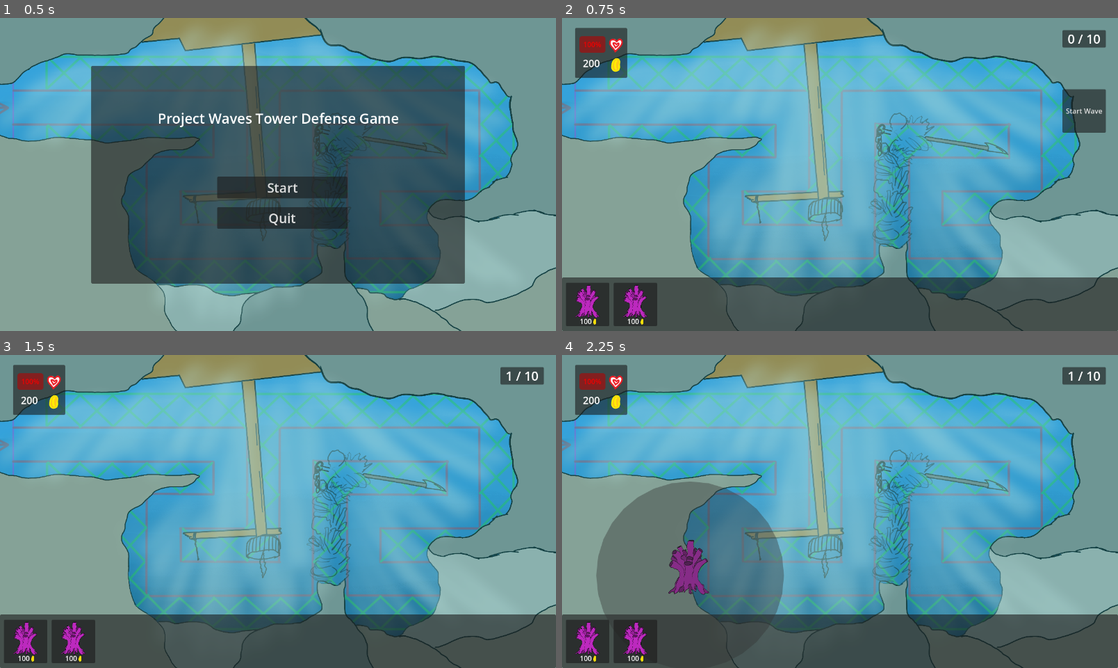
Above: before the commit, frames 1-4 (two rows, left to right).
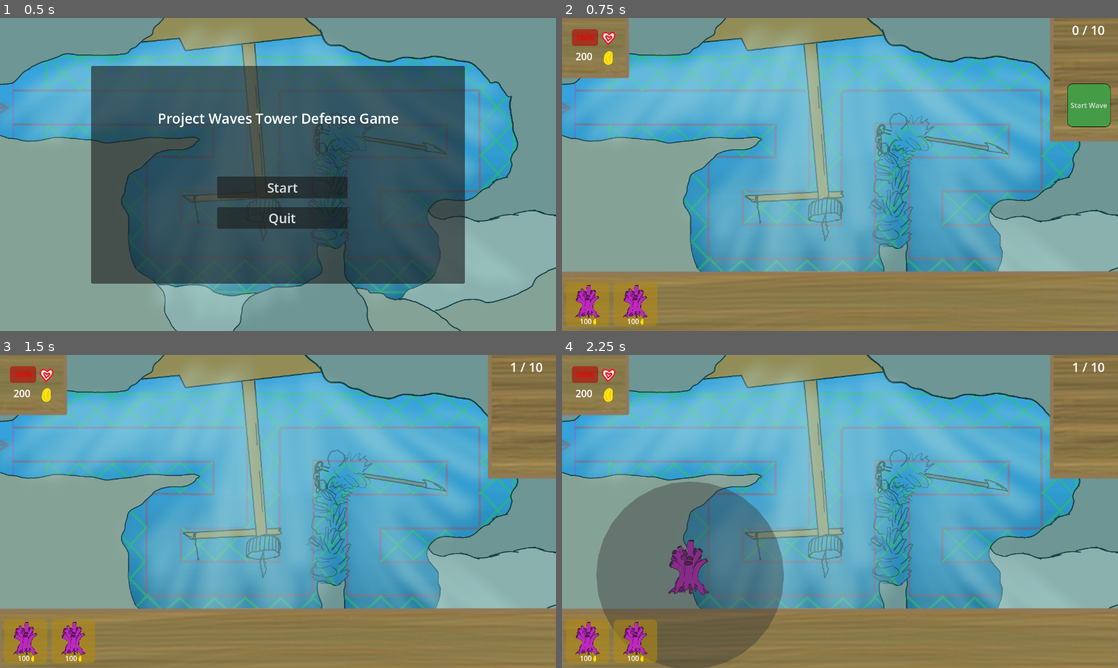
Above: after the commit, the same moments.

Repository: Pulvr/ProjectWaves
Game: Godot game, scene res://Scenes/main_menu.tscn
Two runs of this game, one before a commit and one after it. Both use one fixed random seed, a clock stepped at 60 frames per second and the inputs below.
Inputs (mouse positions are in pixels of both pictures, inside the frame that each line leads up to):
- Up to frame 1 (0.5 s): no input
- Up to frame 2 (0.75 s): click "Start" at 0.5 s
- Up to frame 3 (1.5 s): click "Start Wave" at 1.25 s
- Up to frame 4 (2.25 s): tap Enter at 2 s; drag from (589, 642) to (895, 442) at 2.02 s

Frame 1 is identical in both runs. In frame 2, 26% of the frame differs, in the area x 0-100%, y 0-100%; in frame 3, 26%; in frame 4, 26%.

Commit message:
UI-Frame

Diff:
--- a/Scenes/UI.tscn
+++ b/Scenes/UI.tscn
@@ -1,7 +1,24 @@
-[gd_scene load_steps=3 format=3 uid="uid://dc887fuuny1l2"]
+[gd_scene load_steps=6 format=3 uid="uid://dc887fuuny1l2"]
 
 [ext_resource type="PackedScene" uid="uid://b6gabb2wblfxi" path="res://Scenes/UI/Coral_Tower_Panel.tscn" id="1_fj45r"]
 [ext_resource type="Texture2D" uid="uid://dn1oxkvidgfr7" path="res://assets/UIAssets/coin.png" id="2_px5wf"]
+
+[sub_resource type="StyleBoxFlat" id="StyleBoxFlat_ypglf"]
+bg_color = Color(0.6, 0.6, 0.6, 0)
+
+[sub_resource type="StyleBoxFlat" id="StyleBoxFlat_7m4kb"]
+bg_color = Color(0.705882, 0.545098, 0.054902, 0.537255)
+corner_radius_top_left = 10
+corner_radius_top_right = 10
+corner_radius_bottom_right = 10
+corner_radius_bottom_left = 10
+
+[sub_resource type="StyleBoxFlat" id="StyleBoxFlat_wf4jf"]
+bg_color = Color(0.705882, 0.545098, 0.054902, 0.537255)
+corner_radius_top_left = 10
+corner_radius_top_right = 10
+corner_radius_bottom_right = 10
+corner_radius_bottom_left = 10
 
 [node name="CanvasLayer" type="CanvasLayer"]
 metadata/_edit_vertical_guides_ = [1302.0]
@@ -10,6 +27,7 @@
 offset_top = 597.0
 offset_right = 1280.0
 offset_bottom = 720.0
+theme_override_styles/panel = SubResource("StyleBoxFlat_ypglf")
 
 [node name="FlowContainer" type="FlowContainer" parent="Panel"]
 layout_mode = 0
@@ -21,9 +39,11 @@
 
 [node name="Panel" parent="Panel/FlowContainer" instance=ExtResource("1_fj45r")]
 layout_mode = 2
+theme_override_styles/panel = SubResource("StyleBoxFlat_7m4kb")
 
 [node name="Panel2" parent="Panel/FlowContainer" instance=ExtResource("1_fj45r")]
 layout_mode = 2
+theme_override_styles/panel = SubResource("StyleBoxFlat_wf4jf")
 
 [node name="Label" type="Label" parent="Panel"]
 layout_mode = 0
--- a/Scenes/main.tscn
+++ b/Scenes/main.tscn
@@ -1,12 +1,44 @@
-[gd_scene load_steps=9 format=3 uid="uid://cjs3x8p3385u3"]
+[gd_scene load_steps=14 format=3 uid="uid://cjs3x8p3385u3"]
 
 [ext_resource type="Script" path="res://Scripts/Main.gd" id="1_h0s2x"]
 [ext_resource type="Texture2D" uid="uid://croipvk7fxaxp" path="res://assets/Background/ProjectWave_Background_Lvl_1_v5.png" id="1_rkcys"]
 [ext_resource type="Script" path="res://Scripts/PathSpawner.gd" id="3_5nqs7"]
+[ext_resource type="Texture2D" uid="uid://c0f2hrpi3b6rj" path="res://assets/Background/UI-Frame.png" id="3_ik2kt"]
 [ext_resource type="PackedScene" uid="uid://dc887fuuny1l2" path="res://Scenes/UI.tscn" id="3_kobho"]
 [ext_resource type="PackedScene" uid="uid://dtsyp63k4h5pt" path="res://assets/tile_map.tscn" id="4_cqrjg"]
 [ext_resource type="Texture2D" uid="uid://cal0xeqintc30" path="res://assets/UIAssets/Heart.png" id="5_ome6y"]
 [ext_resource type="Texture2D" uid="uid://dn1oxkvidgfr7" path="res://assets/UIAssets/coin.png" id="6_k7mn1"]
+
+[sub_resource type="StyleBoxFlat" id="StyleBoxFlat_5dee8"]
+bg_color = Color(0.270588, 0.611765, 0.27451, 1)
+border_width_left = 1
+border_width_top = 1
+border_width_right = 1
+border_width_bottom = 1
+border_color = Color(0, 0, 0, 1)
+corner_radius_top_left = 12
+corner_radius_top_right = 12
+corner_radius_bottom_right = 12
+corner_radius_bottom_left = 12
+
+[sub_resource type="StyleBoxFlat" id="StyleBoxFlat_ugmms"]
+bg_color = Color(0.270588, 0.611765, 0.27451, 1)
+border_width_left = 5
+border_width_top = 5
+border_width_right = 5
+border_width_bottom = 5
+border_color = Color(0.690196, 0.690196, 0.690196, 1)
+border_blend = true
+corner_radius_top_left = 12
+corner_radius_top_right = 12
+corner_radius_bottom_right = 12
+corner_radius_bottom_left = 12
+
+[sub_resource type="StyleBoxFlat" id="StyleBoxFlat_wsh26"]
+bg_color = Color(0.6, 0.6, 0.6, 0)
+
+[sub_resource type="StyleBoxFlat" id="StyleBoxFlat_rxkam"]
+bg_color = Color(0.6, 0.6, 0.6, 0)
 
 [sub_resource type="SystemFont" id="SystemFont_s8ahx"]
 font_names = PackedStringArray("Britannic")
@@ -19,6 +51,11 @@
 scale = Vector2(0.336458, 0.338889)
 texture = ExtResource("1_rkcys")
 
+[node name="Sprite2D" type="Sprite2D" parent="Background"]
+position = Vector2(-1.48598, -2.95095)
+scale = Vector2(3.96183, 3.95592)
+texture = ExtResource("3_ik2kt")
+
 [node name="PathSpawner" type="Node2D" parent="."]
 position = Vector2(75, 206)
 script = ExtResource("3_5nqs7")
@@ -26,10 +63,12 @@
 [node name="SpawnTimer" type="Timer" parent="PathSpawner"]
 
 [node name="StartWaveButton" type="Button" parent="PathSpawner"]
-offset_left = 1077.0
-offset_top = -42.0
-offset_right = 1177.0
-offset_bottom = 58.0
+offset_left = 1088.0
+offset_top = -55.0
+offset_right = 1188.0
+offset_bottom = 45.0
+theme_override_styles/normal = SubResource("StyleBoxFlat_5dee8")
+theme_override_styles/pressed = SubResource("StyleBoxFlat_ugmms")
 text = "Start Wave"
 
 [node name="Towers" type="Node2D" parent="."]
@@ -37,10 +76,11 @@
 [node name="Bottom UI" parent="." instance=ExtResource("3_kobho")]
 
 [node name="UI" type="Panel" parent="."]
-offset_left = 30.0
-offset_top = 23.0
-offset_right = 150.0
-offset_bottom = 138.0
+offset_left = 13.0
+offset_top = 7.0
+offset_right = 133.0
+offset_bottom = 122.0
+theme_override_styles/panel = SubResource("StyleBoxFlat_wsh26")
 
 [node name="HpBar" type="ProgressBar" parent="UI"]
 modulate = Color(1, 0, 0, 1)
@@ -63,11 +103,18 @@
 texture = ExtResource("5_ome6y")
 
 [node name="Panel" type="Panel" parent="UI"]
-layout_mode = 0
+layout_mode = 1
+anchors_preset = -1
+anchor_left = 0.225
+anchor_top = -0.0347826
+anchor_right = 0.233333
+anchor_bottom = -0.0347826
 offset_left = 1122.0
 offset_top = 5.0
-offset_right = 1222.0
+offset_right = 1221.0
 offset_bottom = 45.0
+theme_override_styles/panel = SubResource("StyleBoxFlat_rxkam")
+metadata/_edit_use_anchors_ = true
 
 [node name="Wave" type="Label" parent="UI/Panel"]
 layout_mode = 0
Binary file added: assets/Background/UI-Frame.png
Not shown, added: assets/Background/UI-Frame.png.import
Not shown, added: .DS_Store
Not shown, added: assets/.DS_Store
Not shown, added: assets/Background/.DS_Store
